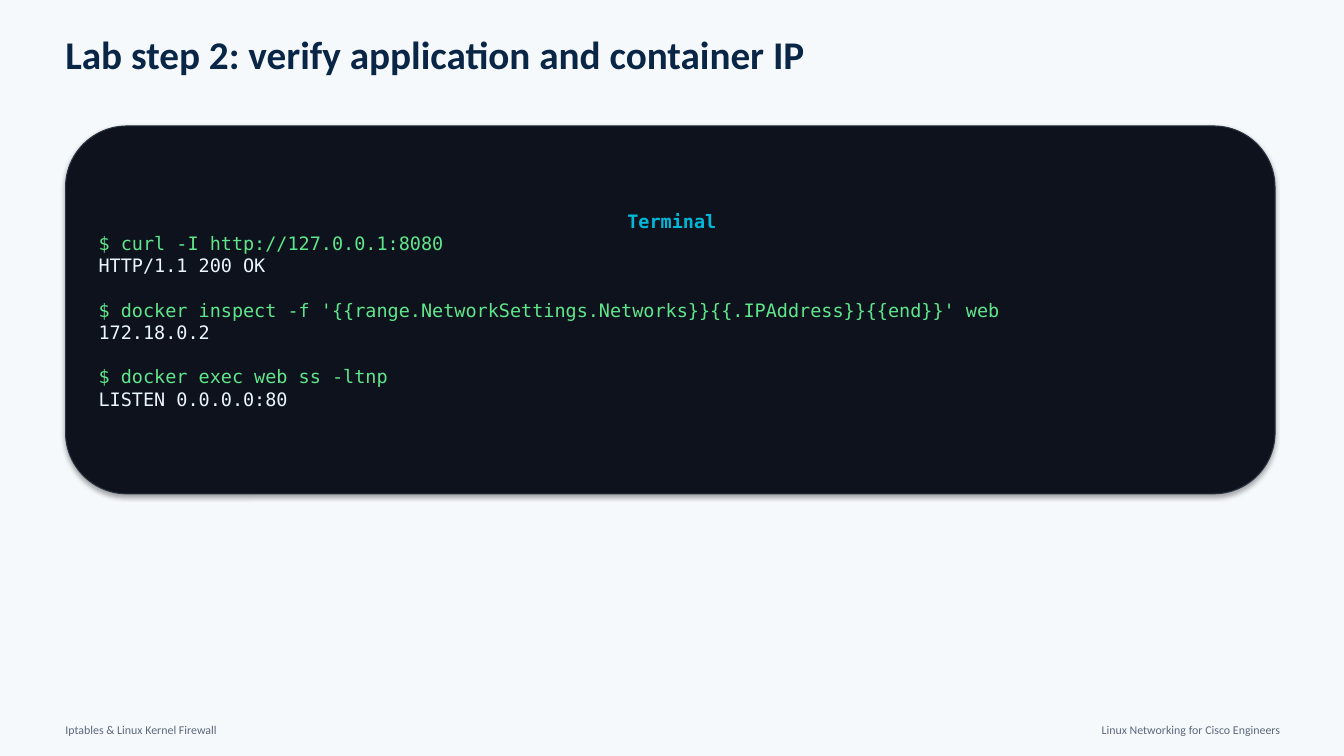
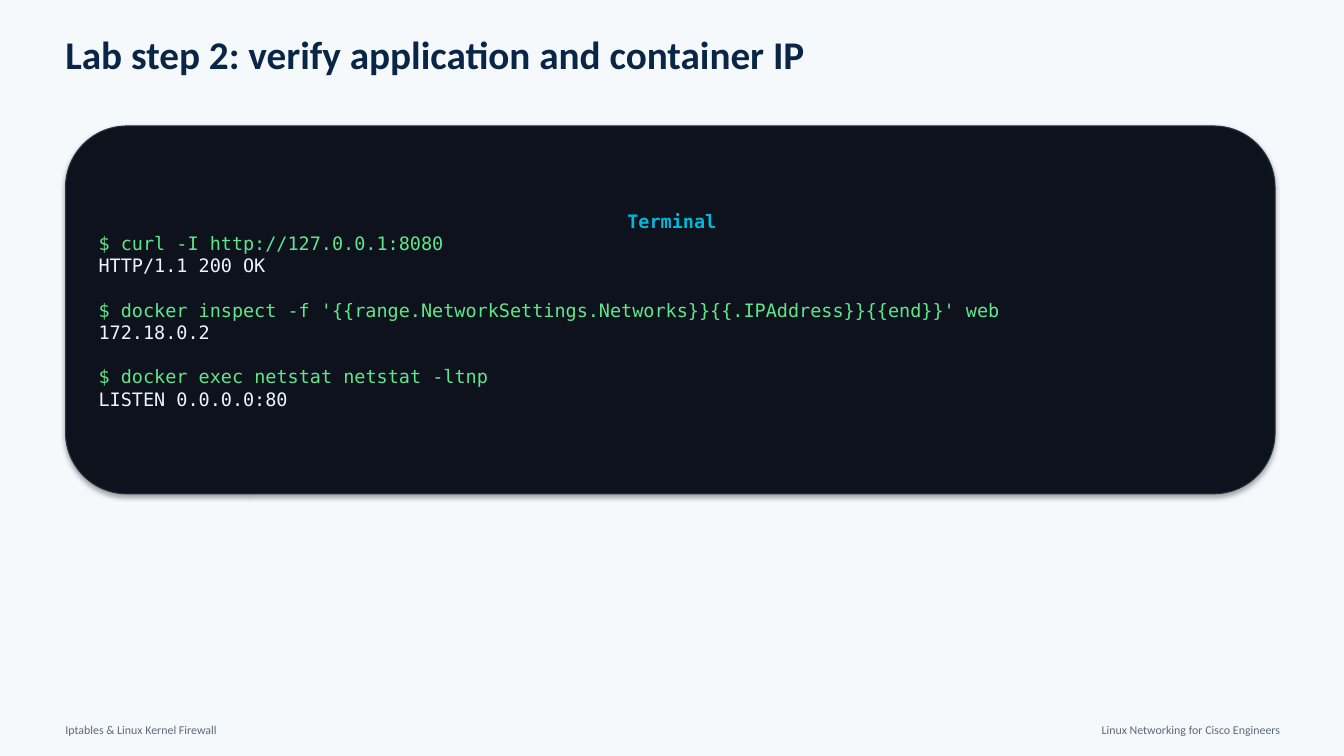
Before and after one commit to ltfe-ict-academy/containerized_infrastructure_and_workload_security, a slide deck: slide 35 of 03_Container_and_Linux_networking/02_Iptables_and_basics_of_the_Linux_kernel_firewall/iptables_linux_kernel_firewall_with_docker_lab_50slides.odp (slide 32 before the commit). Drawn at 1344x756 pixels with LibreOffice and Linux fonts; fonts in the diff are those of the drawing. Boxes give left, top, right and bottom in pixels: in the first picture for what was removed or moved away, otherwise in the second. Text is boxed around its words. In the diff, an @@ line names an element or a change of style, - is before the commit and + after.

```diff
--- a/03_Container_and_Linux_networking/02_Iptables_and_basics_of_the_Linux_kernel_firewall/iptables_linux_kernel_firewall_with_docker_lab_50slides.odp
+++ b/03_Container_and_Linux_networking/02_Iptables_and_basics_of_the_Linux_kernel_firewall/iptables_linux_kernel_firewall_with_docker_lab_50slides.odp
@@ text in rounded rectangle at (121, 369, 488, 387): text changed @@
-$ docker exec web ss -ltnp
+$ docker exec netstat netstat -ltnp
```
Also in this commit, not shown: 2 other slides changed, 6 slides added, 1 other file.
